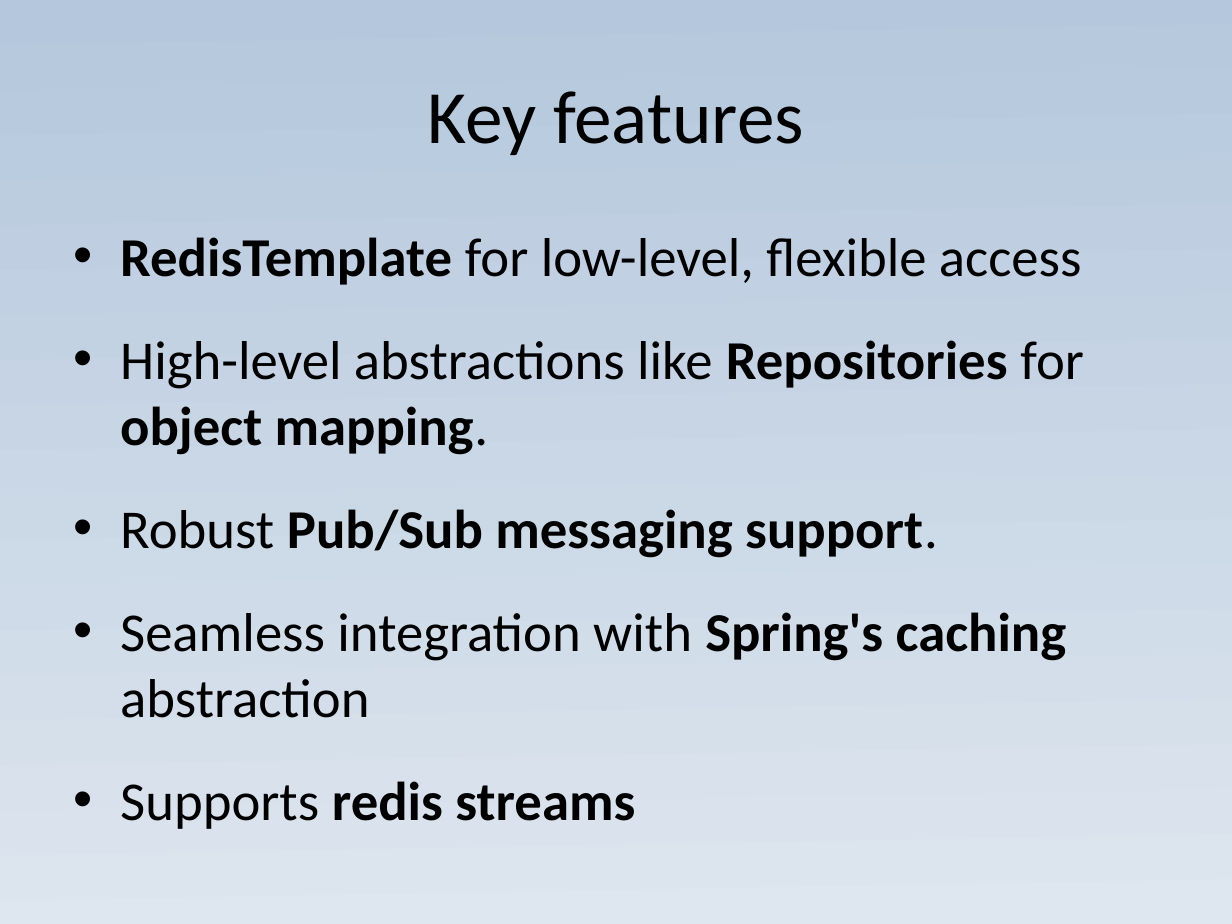
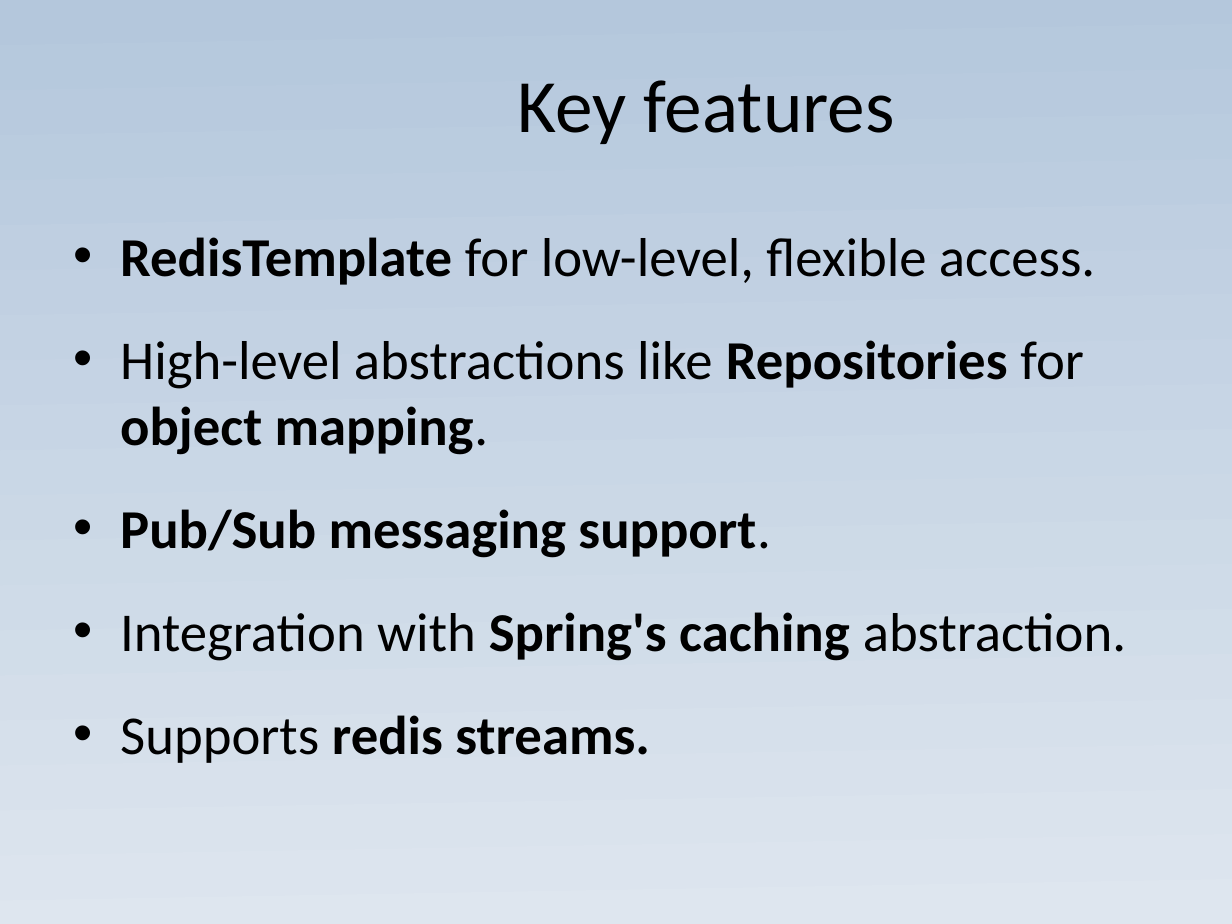
Before and after one commit to JoaoGuilhermedeSa/spring-data-redis, a slide deck: slide 3 of spring_data_redis_presentation_with_code.pptx. Drawn at 1232x924 pixels with LibreOffice and Linux fonts; fonts in the diff are those of the drawing. Boxes give left, top, right and bottom in pixels: in the first picture for what was removed or moved away, otherwise in the second. Text is boxed around its words. In the diff, an @@ line names an element or a change of style, - is before the commit and + after.

```diff
--- a/spring_data_redis_presentation_with_code.pptx
+++ b/spring_data_redis_presentation_with_code.pptx
@@ title "Key features": place and size @@
-title "Key features" at [427,91,804,155]
+title "Key features" at [518,80,895,144]
@@ text at [120,237,1095,285]: text changed @@
-• RedisTemplate for low-level, flexible access
+• RedisTemplate for low-level, flexible access.
@@ text at [120,509,1126,763]: text changed @@
-• Robust Pub/Sub messaging support.
-• Seamless integration with Spring's caching abstraction
-• Supports redis streams
+• Pub/Sub messaging support.
+• Integration with Spring's caching abstraction.
+• Supports redis streams.
```
Also in this commit, not shown: 4 other slides changed, 3 slides added, 2 slides removed, 1 other file.
